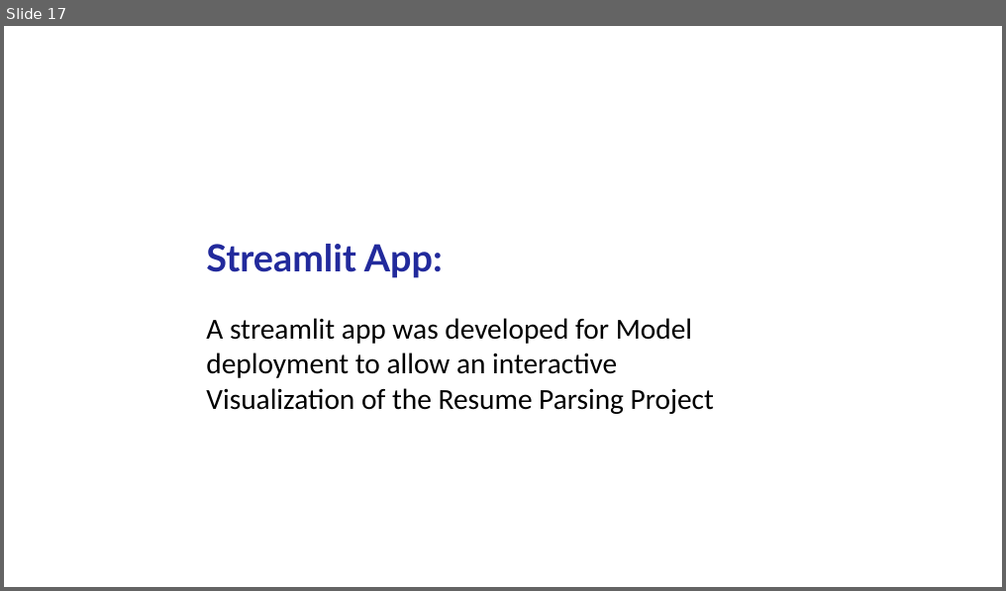
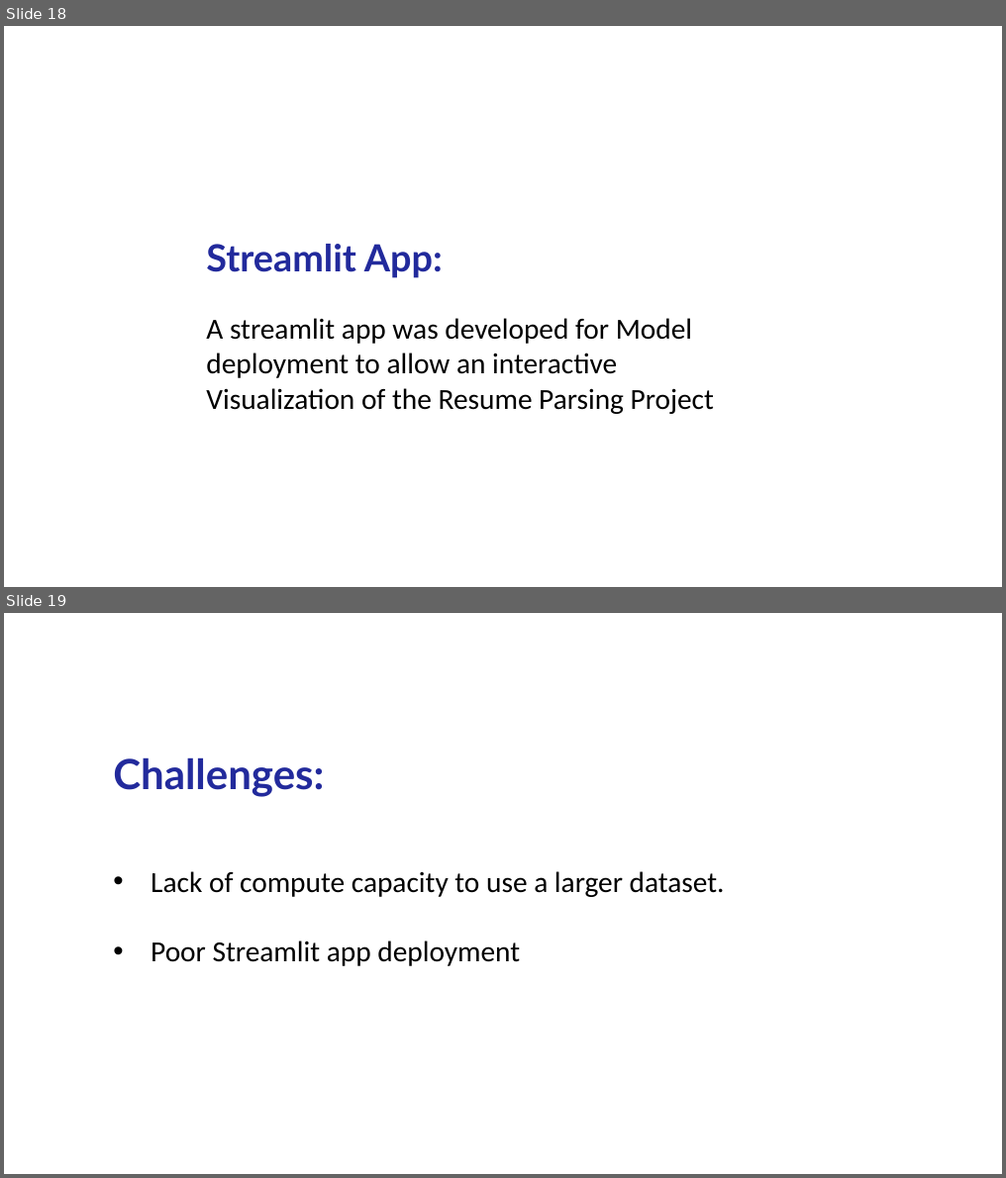
Before and after one commit to mk7890/Resume-Parsing-System, a slide deck: Resume Parsing.pptx. Shown one above the other, each under a label of ours: slide 17 before the commit, slides 18 and 19 after it. The pictures are 1006x591 and 1006x1178 pixels, drawn with LibreOffice and Linux fonts; fonts in the diff are those of the drawing; background and template pictures are left out. Boxes give left, top, right and bottom in pixels: in the first picture for what was removed or moved away, otherwise in the second. Text is boxed around its words. In the diff, an @@ line names an element or a change of style, - is before the commit and + after.

```diff
--- a/Resume Parsing.pptx
+++ b/Resume Parsing.pptx
@@ slide 19 added at bbox=[4, 613, 1002, 1174], background picture (left out) @@
@@ text added at bbox=[113, 758, 725, 966], 28 pt, text #000000 @@
+Challenges:
+• Lack of compute capacity to use a larger dataset.
+• Poor Streamlit app deployment
@@ what was slide 17 is now slide 18 @@
```
Also in this commit, not shown: 3 slides changed, 1 other slide added.
